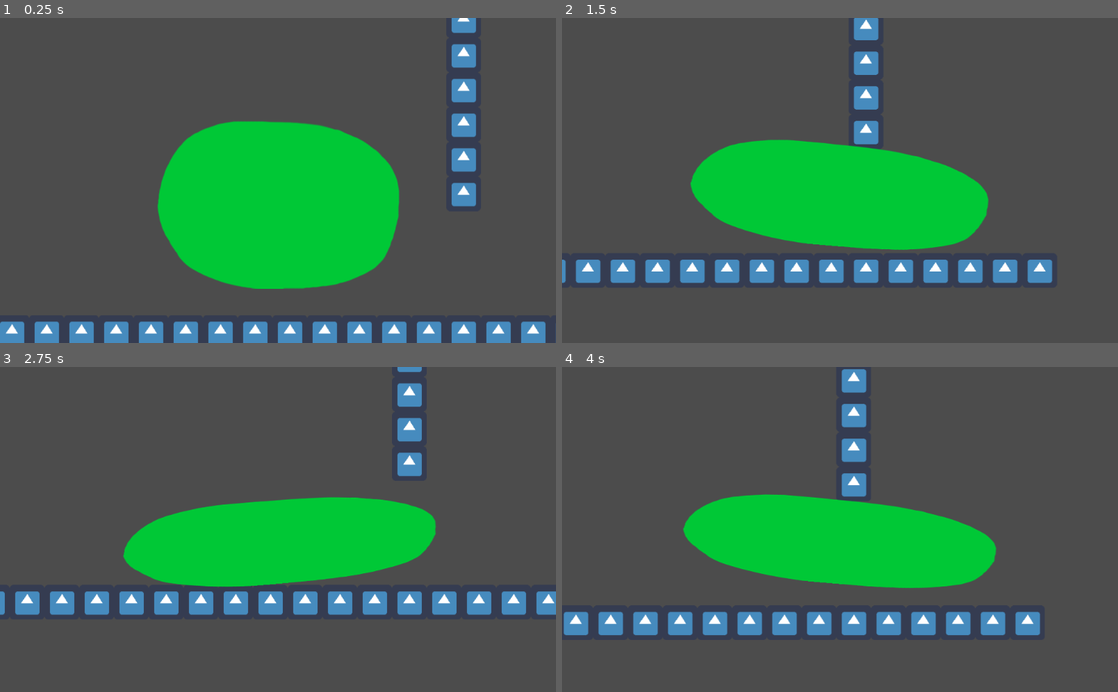
Above: before the commit, frames 1-4 (two rows, left to right).
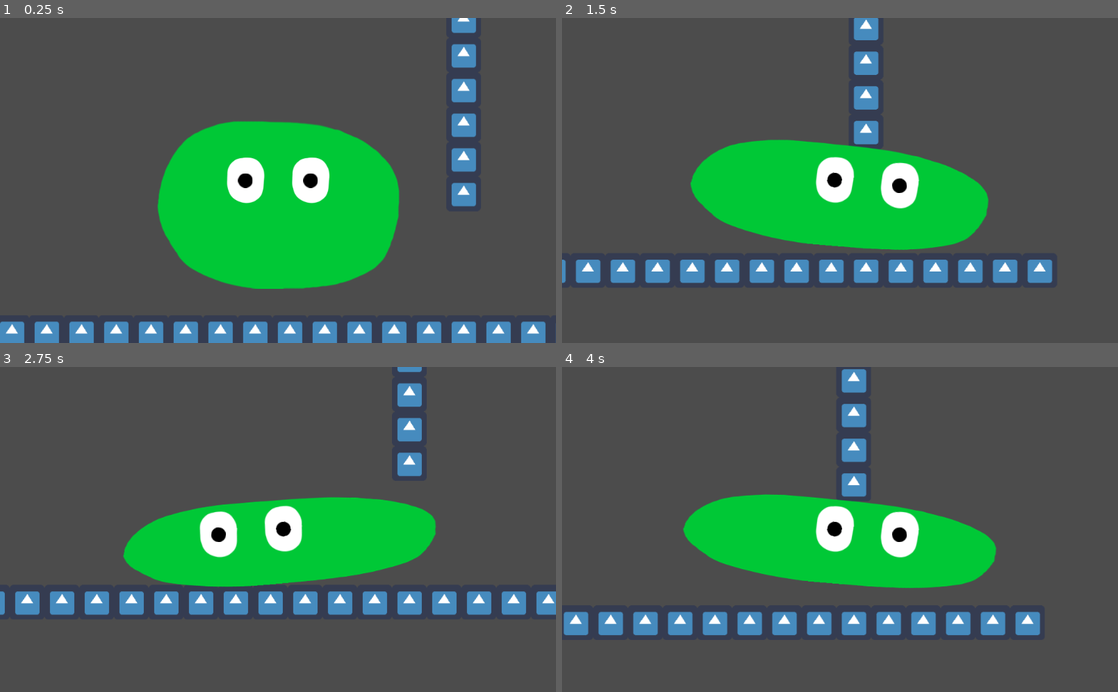
Above: after the commit, the same moments.

Repository: mariothedog/Shifty-Slime
Game: Godot game, scene res://Levels/Level0.tscn
Two runs of this game, one before a commit and one after it. Both use one fixed random seed, a clock stepped at 60 frames per second and the inputs below. The engine's default icon, where the game draws it, is replaced by a stand-in: a white triangle on a blue panel in a dark square.
Inputs:
- Up to frame 1 (0.25 s): no input
- Up to frame 2 (1.5 s): hold S (shrink) 0.53-1.28 s; hold D (move_right) from 0.53 s (still down); tap Space (jump) at 0.77 s; tap S (shrink) at 1.35 s
- Up to frame 3 (2.75 s): tap Space (jump) at 1.52 s; release D (move_right) at 2.03 s; hold A (move_left) from 2.03 s (still down); hold S (shrink) from 2.03 s (still down)
- Up to frame 4 (4 s): release A (move_left) at 2.78 s; release S (shrink) at 2.78 s; hold D (move_right) from 2.78 s (still down); tap S (shrink) at 2.85 s; tap Space (jump) at 3.02, 3.77 s; tap Enter at 3.5 s; hold S (shrink) from 3.53 s (still down)

The runs differ from the first frame. In frame 1, 1.6% of the frame differs, in the area x 40-60%, y 42-58%; in frame 2, 1.6%, in the area x 45-65%, y 42-59%; in frame 3, 1.6%; in frame 4, 1.6%.

Commit message:
Added eyes

Diff:
--- a/Player/Player.gd
+++ b/Player/Player.gd
@@ -40,6 +40,8 @@
 
 		$Camera2D.position = lerp($Camera2D.position, Vector2(0, -200) * scale_dir.y, 0.15)
 
+		$Eyes.position.y = -200 * $Sprite.scale.y
+
 	# Moving
 	var input_vel_x = 0
 	if Input.is_action_pressed("move_right"):
@@ -47,13 +49,19 @@
 
 		rotation_degrees = lerp(rotation_degrees, 5, 0.15)
 
+		$Eyes.position.x = lerp($Eyes.position.x, 50, 0.2)
+
 	if Input.is_action_pressed("move_left"):
 		input_vel_x -= 1
 
 		rotation_degrees = lerp(rotation_degrees, -5, 0.15)
 
+		$Eyes.position.x = lerp($Eyes.position.x, -50, 0.2)
+
 	if input_vel_x == 0:
 		rotation_degrees = lerp(rotation_degrees, 0, 0.15)
+
+		$Eyes.position.x = lerp($Eyes.position.x, 0, 0.2)
 
 	velocity.x = input_vel_x * speed
 
--- a/Player/Player.tscn
+++ b/Player/Player.tscn
@@ -1,7 +1,9 @@
-[gd_scene load_steps=3 format=2]
+[gd_scene load_steps=5 format=2]
 
 [ext_resource path="res://Player/Player.gd" type="Script" id=1]
-[ext_resource path="res://Player/Player.png" type="Texture" id=2]
+[ext_resource path="res://Player/Art/Player.png" type="Texture" id=2]
+[ext_resource path="res://Player/Art/Eye Base.png" type="Texture" id=3]
+[ext_resource path="res://Player/Art/Eye.png" type="Texture" id=4]
 
 [node name="Player" type="KinematicBody2D"]
 z_index = 1
@@ -24,3 +26,20 @@
 
 [node name="CollisionPolygon2D" type="CollisionPolygon2D" parent="Top Area2D"]
 polygon = PoolVector2Array( -153.499, 11.0312, -136.028, 2.94287, -116.293, -4.82196, -94.9395, -9.02789, -71.3215, -11.6162, -48.9977, -11.6162, -21.1738, -12.2632, 5.0325, -11.2926, 38.68, -10.9691, 79.4453, -6.11609, 113.093, 3.5899, 138.791, 14.1088, 165.128, 30.0927 )
+
+[node name="Eyes" type="Node2D" parent="."]
+position = Vector2( 0, -200 )
+
+[node name="Left Eye Base" type="Sprite" parent="Eyes"]
+position = Vector2( -60, 0 )
+texture = ExtResource( 3 )
+
+[node name="Sprite" type="Sprite" parent="Eyes/Left Eye Base"]
+texture = ExtResource( 4 )
+
+[node name="Right Eye Base" type="Sprite" parent="Eyes"]
+position = Vector2( 60, 0 )
+texture = ExtResource( 3 )
+
+[node name="Sprite" type="Sprite" parent="Eyes/Right Eye Base"]
+texture = ExtResource( 4 )
Binary file added: Player/Art/Eye Base.png
Not shown, changed: Player/Art/Eye Base.png.import
Binary file added: Player/Art/Eye.png
Not shown, added: Player/Art/Eye.png.import
Renamed: Player/Player.png -> Player/Art/Player.png
Not shown, added: Player/Art/Player.png.import
